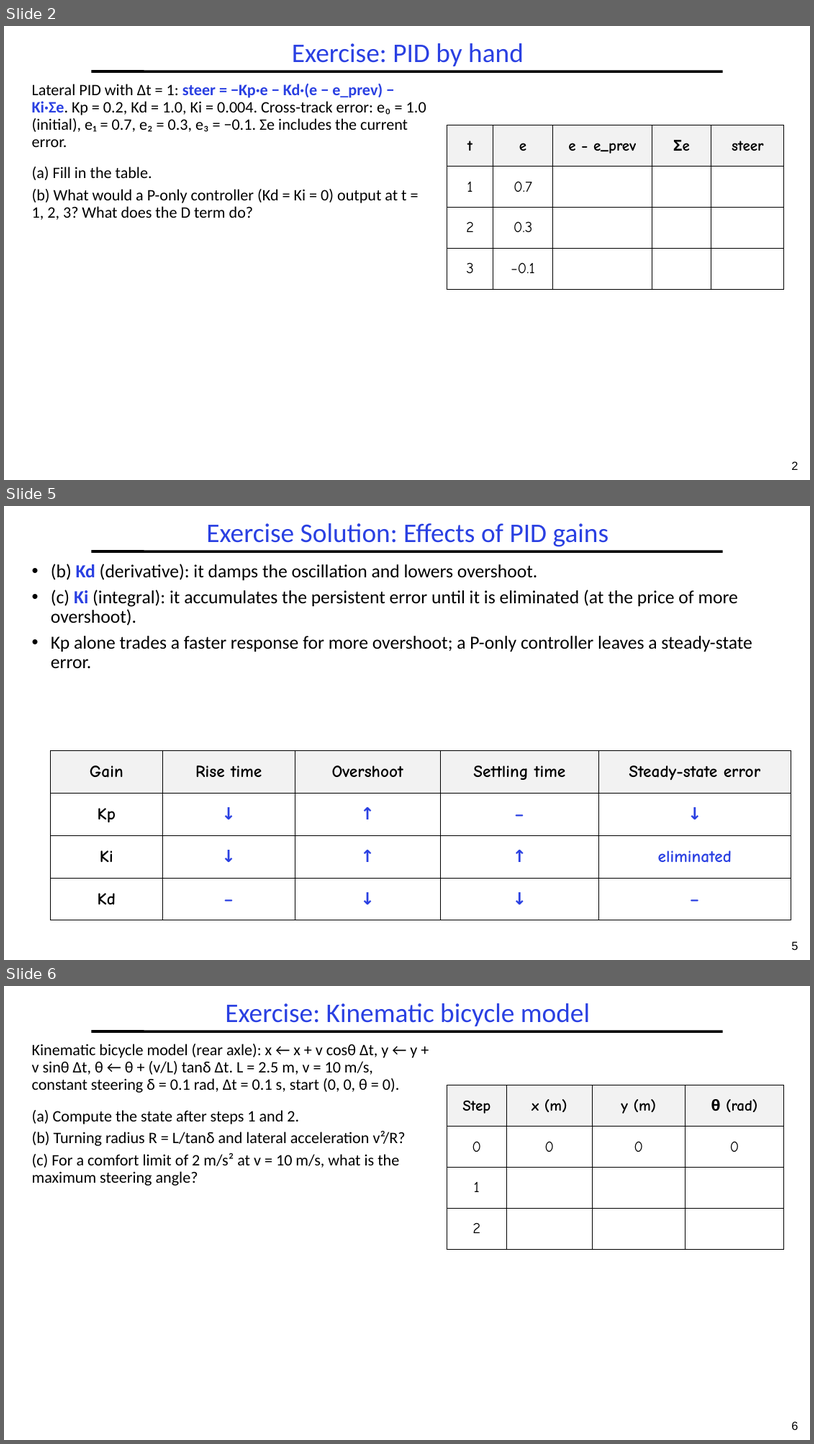
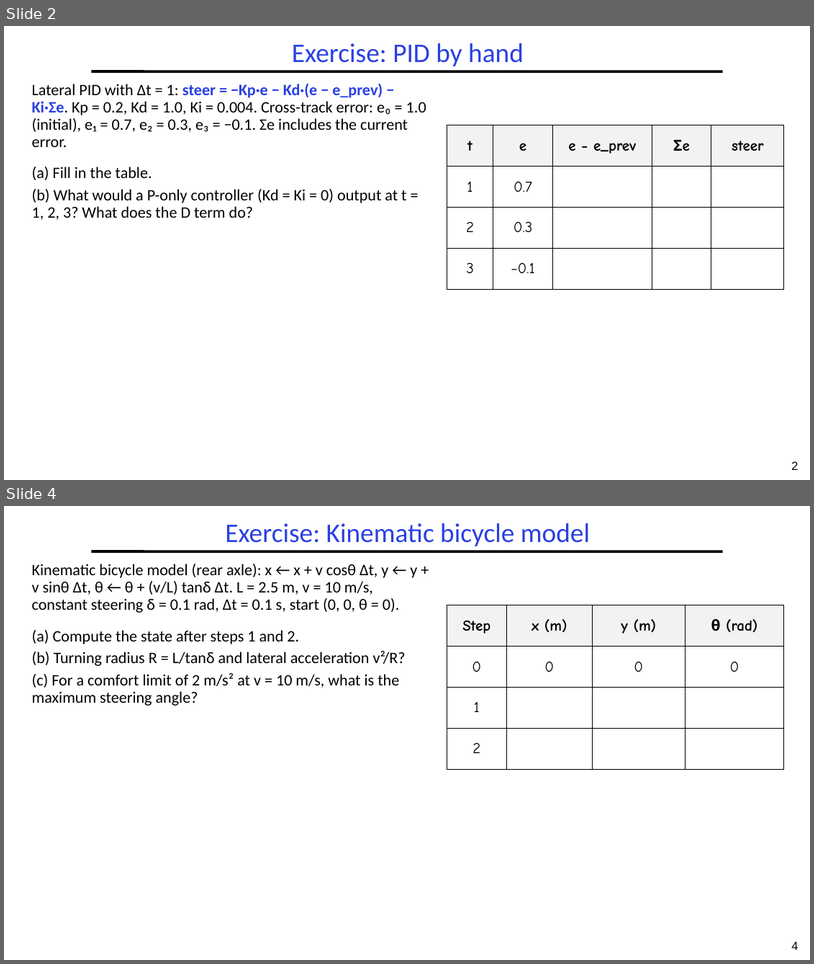
Before and after one commit to guhofstra/CSC144V, a slide deck: Exercises/L8-Exercises ANS.pptx. Shown one above the other, each under a label of ours: slides 2, 5 and 6 before the commit, slides 2 and 4 after it; the slides between them are not shown. The pictures are 814x1444 and 814x964 pixels, drawn with LibreOffice and Linux fonts; fonts in the diff are those of the drawing. Boxes give left, top, right and bottom in pixels: in the first picture for what was removed or moved away, otherwise in the second. Text is boxed around its words. In the diff, an @@ line names an element or a change of style, - is before the commit and + after.

```diff
--- a/Exercises/L8-Exercises ANS.pptx
+++ b/Exercises/L8-Exercises ANS.pptx
@@ slide 5 removed at [4, 506, 810, 960], background #FFFFFF; not listed: 2 template elements that a slide beside it also shows @@
@@ title removed at [206, 523, 610, 547] @@
-Exercise Solution: Effects of PID gains
@@ text removed at [51, 564, 752, 668] @@
-• (b) Kd (derivative): it damps the oscillation and lowers overshoot.
-• (c) Ki (integral): it accumulates the persistent error until it is eliminated (at the price of more overshoot).
-• Kp alone trades a faster response for more overshoot; a P-only controller leaves a steady-state error.
@@ table removed at [51, 751, 792, 921], 4 rows, 5 columns @@
-Gain | Rise time | Overshoot | Settling time | Steady-state error
-Kp | ↓ | ↑ | – | ↓
-Ki | ↓ | ↑ | ↑ | eliminated
-Kd | – | ↓ | ↓ | –
@@ what was slide 6 is now slide 4 @@
@@ page number at [792, 941, 798, 950]: text changed @@
-6
+4
```
Also in this commit, not shown: 1 slide changed, 5 other slides removed, 19 other files.
